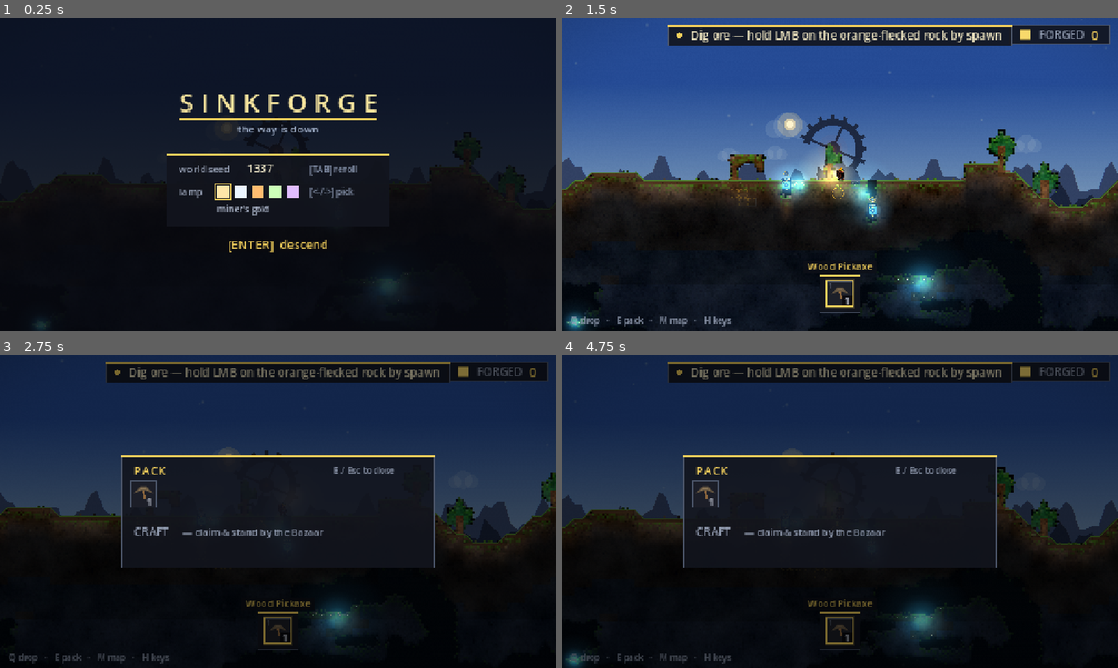
Above: before the commit, frames 1-4 (two rows, left to right).
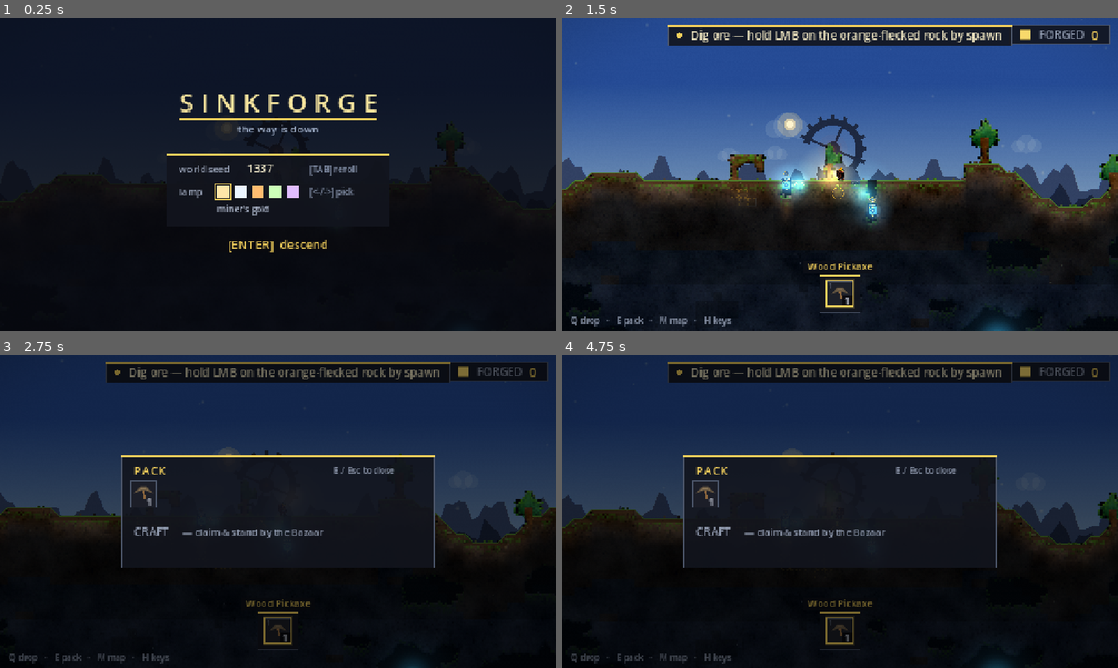
Above: after the commit, the same moments.

Repository: teohondascully/sinkforge
Game: Godot game, scene res://scenes/main.tscn
Same seed, same stepped clock (60 frames per second), same inputs: the game is played once before the commit and once after it.
Inputs (mouse positions are in pixels of both pictures, inside the frame that each line leads up to):
- Up to frame 1 (0.25 s): no input
- Up to frame 2 (1.5 s): tap Enter at 0.5 s; move the mouse to (962, 158) at 0.52 s; hold D (sf_right) 0.53-1.25 s; right-click (962, 158) at 0.6 s; click (962, 158) at 0.67 s; tap Space (sf_jump) at 0.77, 1.07 s; drag from (728, 190) to (812, 237) at 1.27 s
- Up to frame 3 (2.75 s): move the mouse to (333, 442) at 2.02 s; hold D (sf_right) from 2.03 s (still down); tap E (sf_craft) at 2.1 s
- Up to frame 4 (4.75 s): release D (sf_right) at 2.75 s; drag from (812, 574) to (673, 464) at 2.77 s; tap Space (sf_jump) at 3.5, 3.77, 4.07 s; move the mouse to (1006, 558) at 3.52 s; hold A (sf_left) 3.53-4.25 s; tap Mouse wheel up (sf_cycle_prev) at 3.6 s; drag from (673, 464) to (756, 433) at 4.27 s

The runs differ from the first frame. In frame 1, 0.8% of the frame differs, in the area x 6-95%, y 33-100%; in frame 2, 3.6%, in the area x 0-100%, y 32-100%; in frame 3, 1.8%; in frame 4, 2.1%.

Commit message:
feat(worldgen): tune toward the dig-your-factory identity — solid >> cave (#107)
Belongs-gate finding F2: the underground was 31% open air — structurally "follow-the-cave," the
opposite of the locked identity (you carve your factory INTO ore-rich rock; caves are opt-in
punctuation). Retuned through the gen↔viz seam (constants only, ZERO renderer/material change):

 cave carve thresholds 0.40/0.12 -> 0.47/0.31 (the big lever — deep stops opening ~everything)
 big caverns 0.055/rx<=11 -> 0.035/rx<=9 (rare landmark halls, not the norm)
 tunnels 0.09 -> 0.07/col (connect the pockets, don't maze the rock)
 ore seed attempts 0.9 -> 1.0/col (carving the solid mass frequently reveals a vein)

Measured over 5 seeds: CAVE 31.4% -> 17.6% (SOLID 82.4%); ore+rich ~22% of solid, clustered in fat
accretion blobs so it reads "carve -> hit a vein body," not wallpaper. The caves are KEPT (they read
great) — just demoted from the medium to punctuation. Base-safe/SEAL/iron/frontier-pull all preserved.

Guarded: the sim's layered-worldgen test now measures the REAL world size (a 40-row slice over-reads
cave, being all-deep) and asserts cave < 25% of below-surface — the identity is now a Works-tier check
a future gen change can't silently drift back. history/62 shows the solid-dominant deep cross-section.
All 18 layers green (agent play-tests confirm RUNG 1-4 still reachable in the retuned world).

Diff:
--- a/src/core/layered_world_gen.gd
+++ b/src/core/layered_world_gen.gd
@@ -19,8 +19,12 @@
 ## Noise scale — smaller = larger, smoother pockets. ~0.10 gives room-sized caverns.
 const CAVE_FREQ: float = 0.11
 ## Carve where noise exceeds this. EASES toward CAVE_THRESHOLD_DEEP with depth → more open down low.
-const CAVE_THRESHOLD_TOP: float = 0.40
-const CAVE_THRESHOLD_DEEP: float = 0.12
+## RAISED (#107, dig-your-factory identity): the old 0.40/0.12 opened ~31% of the underground into air —
+## structurally "follow-the-cave." These higher thresholds keep the underground SOLID by construction
+## (~15% cave), so you CARVE your factory INTO ore-rich rock and caves are the rarer opt-in punctuation
+## (the located-danger pockets), not the medium you traverse. See PROGRESSION §10 / DESIGN_REVIEW F2.
+const CAVE_THRESHOLD_TOP: float = 0.47
+const CAVE_THRESHOLD_DEEP: float = 0.31
 ## ANISOTROPY (shelves + overhangs, #93): the cave noise is sampled with the X axis COMPRESSED by this
 ## factor, so a noise feature spans more columns than rows → caverns come out WIDE-AND-FLAT (ledges,
 ## overhanging ceilings) instead of round blobs. >1 = stretched horizontally. See _carve_caves.
@@ -44,16 +48,18 @@
 # --- big caverns (a few large cohesive chambers, #93) ---
 ## Count of large seeded chambers ≈ this × columns (a handful across the width). Each is a wide flat-floored
 ## ellipse deep in the rock, the "rooms" the tunnel worms then thread together.
-const CAVERN_PER_COL: float = 0.055
+## LOWERED (#107): fewer big chambers so they read as rare landmark HALLS (punctuation), not the norm.
+const CAVERN_PER_COL: float = 0.035
 ## Chamber half-extents (cells). Wide + shallow → a roomy hall with a flat floor + overhanging roof, not a ball.
 const CAVERN_RX_MIN: int = 6
-const CAVERN_RX_MAX: int = 11
+const CAVERN_RX_MAX: int = 9
 const CAVERN_RY_MIN: int = 3
 const CAVERN_RY_MAX: int = 5
 
 # --- tunnels (winding caverns that connect the noise pockets into an explorable system) ---
-## Worm count ≈ this × columns — a handful of long tunnels threading the rock.
-const TUNNEL_PER_COL: float = 0.09
+## Worm count ≈ this × columns — a handful of long tunnels threading the rock. Trimmed (#107): enough to
+## connect the pockets into an explorable system, not so many the rock reads as a tunnel maze.
+const TUNNEL_PER_COL: float = 0.07
 const TUNNEL_MIN_LEN: int = 18
 const TUNNEL_MAX_LEN: int = 46
 ## Carve radius around the worm path (1 → ~3-wide walkable caverns).
@@ -61,8 +67,10 @@
 
 # --- ore ---
 ## Vein-seed attempts ≈ this × columns. Each is accepted by a depth-weighted roll, so most surviving
-## veins land deep — the band. Tuned to a touch richer overall than the old flat 0.3/col scatter.
-const ORE_ATTEMPTS_PER_COL: float = 0.9
+## veins land deep — the band. Nudged up (#107): with the rock now solid-dominant (fewer caves), more
+## veins land in solid rock, so carving into the mass frequently reveals a vein (the dig-your-factory
+## pull) — but kept MODEST so ore stays a reward for carving, not wallpaper (~20% of solid, not a quarter).
+const ORE_ATTEMPTS_PER_COL: float = 1.0
 ## A vein seed at the very bottom is accepted this often; at the surface, ~0. Linear in depth.
 const ORE_CHANCE_DEEP: float = 0.85
 ## Vein BODY size (cells in the accretion blob) grows from this (shallow) toward +BONUS (deep) — deeper =
--- a/tests/run_tests.gd
+++ b/tests/run_tests.gd
@@ -692,35 +692,50 @@
 func _test_layered_worldgen() -> void:
 	print("- layered worldgen")
 	var gen: WorldGen = LayeredWorldGen.new()
-	var a: WorldData = gen.generate(72, 40, 1337)
-	var b: WorldData = gen.generate(72, 40, 1337)
+	# Measure on the REAL world size: solid≫cave is a full-world property, and a truncated 40-row slice is
+	# disproportionately "deep" (its whole band sits in the low-threshold zone) so it over-reads cave.
+	var cols: int = FactorySim.GRID_COLS
+	var rows: int = FactorySim.GRID_ROWS
+	var mid: int = rows / 2
+	var a: WorldData = gen.generate(cols, rows, 1337)
+	var b: WorldData = gen.generate(cols, rows, 1337)
 	_check(a.blocks == b.blocks, "same seed → identical blocks (deterministic, caves + veins)")
-	_check(gen.generate(72, 40, 99).blocks != a.blocks, "a different seed → a different world")
+	_check(gen.generate(cols, rows, 99).blocks != a.blocks, "a different seed → a different world")
 
 	# CAVES: some sub-surface cells are carved OPEN (block gone) yet still have a wall behind them —
 	# a Terraria carved room. And the near-surface base is untouched (caves only below CAVE_MIN_DEPTH).
 	var carved: int = 0
 	var carved_with_wall: int = 0
 	var breached_base: int = 0
-	for col: int in 72:
-		var top: int = HeightmapWorldGen.new()._surface_row(col)
-		for row: int in range(top, 40):
+	var solid_below: int = 0
+	var hm := HeightmapWorldGen.new()
+	for col: int in cols:
+		var top: int = hm._surface_row(col)
+		for row: int in range(top, rows):
 			var cell: Vector2i = Vector2i(col, row)
 			if not a.blocks.has(cell) and a.walls.has(cell):
 				carved += 1
 				carved_with_wall += 1
 				if row < top + LayeredWorldGen.CAVE_MIN_DEPTH:
 					breached_base += 1
+			elif row > top and a.blocks.has(cell):
+				solid_below += 1
 	_check(carved > 50, "caves carved open cells in the rock (%d)" % carved)
 	_check(carved_with_wall == carved, "every carved cell kept its wall (Terraria room, not void)")
 	_check(breached_base == 0, "no cave breached the near-surface base (stays solid by construction)")
+	# DIG-YOUR-FACTORY (#107, PROGRESSION §10 / DESIGN_REVIEW F2): the underground must be SOLID-dominant —
+	# you carve your factory INTO ore-rich rock; caves are the rarer opt-in punctuation, NOT the medium you
+	# traverse (follow-the-cave). Guard the identity so a future gen change can't silently drift it back.
+	var cave_frac: float = float(carved) / float(maxi(1, solid_below + carved))
+	_check(cave_frac < 0.25, "solid >> cave: caves stay opt-in punctuation (cave=%.1f%% of below-surface)"
+		% [cave_frac * 100.0])
 
 	# DEPTH-BANDED ORE: count ore in the top half vs the bottom half of the sub-surface column band.
 	var ore_shallow: int = 0
 	var ore_deep: int = 0
 	for cell: Vector2i in a.blocks:
 		if a.blocks[cell] == &"ore":
-			if cell.y < 24:
+			if cell.y < mid:
 				ore_shallow += 1
 			else:
 				ore_deep += 1
